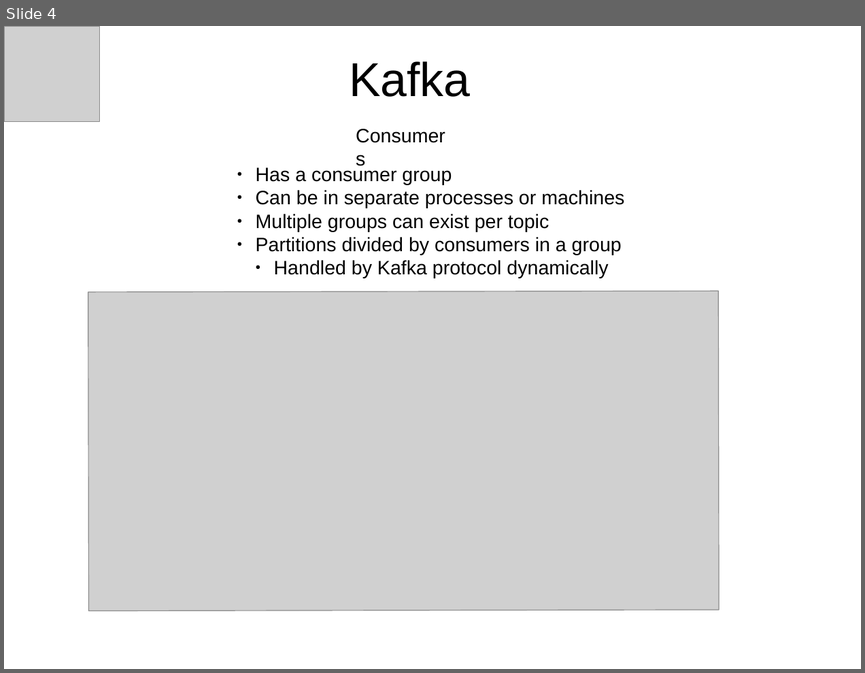
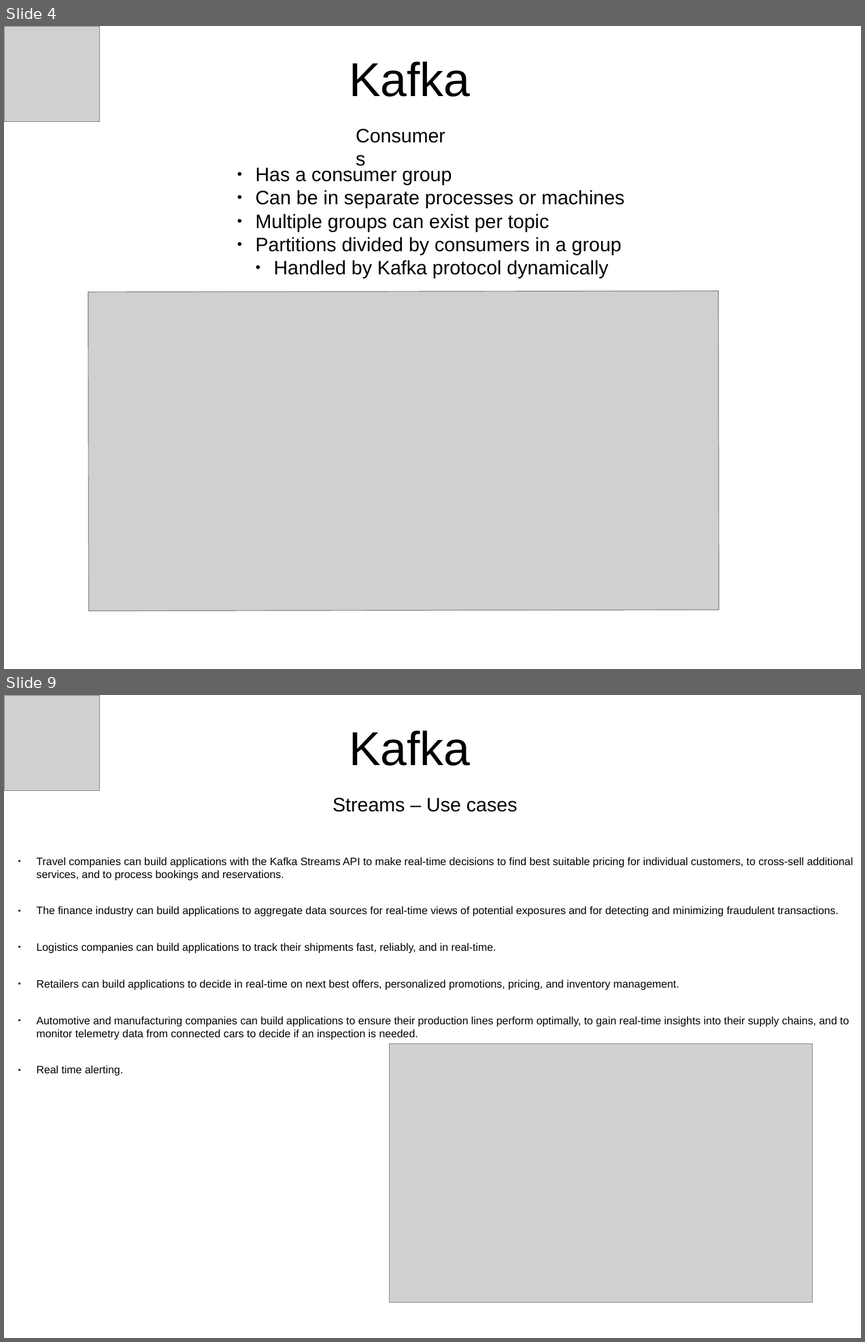
Before and after one commit to mmaia/kafka-simple-demo, a slide deck: kafka-quick-ref.odp. Shown one above the other, each under a label of ours: slide 4 before the commit, slides 4 and 9 after it; the slides between them are not shown. The pictures are 865x673 and 865x1342 pixels, drawn with LibreOffice and Linux fonts; fonts in the diff are those of the drawing; grey boxes stand for pictures. Boxes give left, top, right and bottom in pixels: in the first picture for what was removed or moved away, otherwise in the second. Text is boxed around its words. In the diff, an @@ line names an element or a change of style, - is before the commit and + after.

Commit message:
WIP: working on kafka presentation

```diff
--- a/kafka-quick-ref.odp
+++ b/kafka-quick-ref.odp
@@ slide 9 added at (x1=4, y1=695, x2=861, y2=1338), background #FFFFFF @@
@@ picture added at (x1=4, y1=695, x2=100, y2=791) @@
@@ text added at (x1=349, y1=730, x2=470, y2=766), 44 pt, text #000000 @@
+Kafka
@@ text added at (x1=332, y1=798, x2=517, y2=812), 18 pt, text #000000 @@
+Streams – Use cases
@@ text added at (x1=37, y1=857, x2=853, y2=1040), 10 pt, text #000000 @@
+● Travel companies can build applications with the Kafka Streams API to make real-time decisions to find best suitable pricing for individual customers, to cross-sell additional services, and to process bookings and reservations.
+● The finance industry can build applications to aggregate data sources for real-time views of potential exposures and for detecting and minimizing fraudulent transactions.
+● Logistics companies can build applications to track their shipments fast, reliably, and in real-time.
+● Retailers can build applications to decide in real-time on next best offers, personalized promotions, pricing, and inventory management.
+● Automotive and manufacturing companies can build applications to ensure their production lines perform optimally, to gain real-time insights into their supply chains, and to monitor telemetry data from connected cars to decide if an inspection is needed.
+● Real time alerting.
@@ picture added at (x1=390, y1=1044, x2=813, y2=1302) @@
```
Also in this commit, not shown: 1 slide changed, 5 other slides added.
